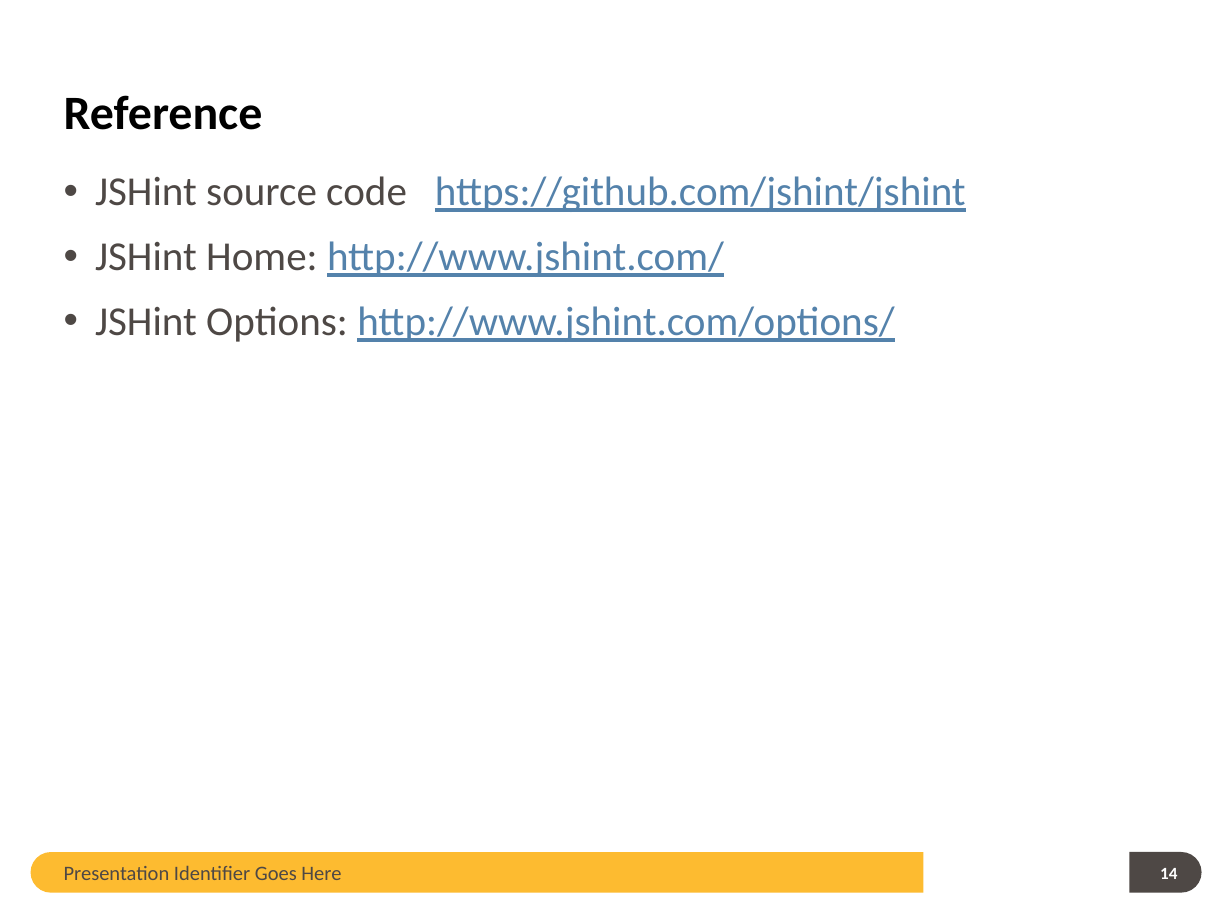
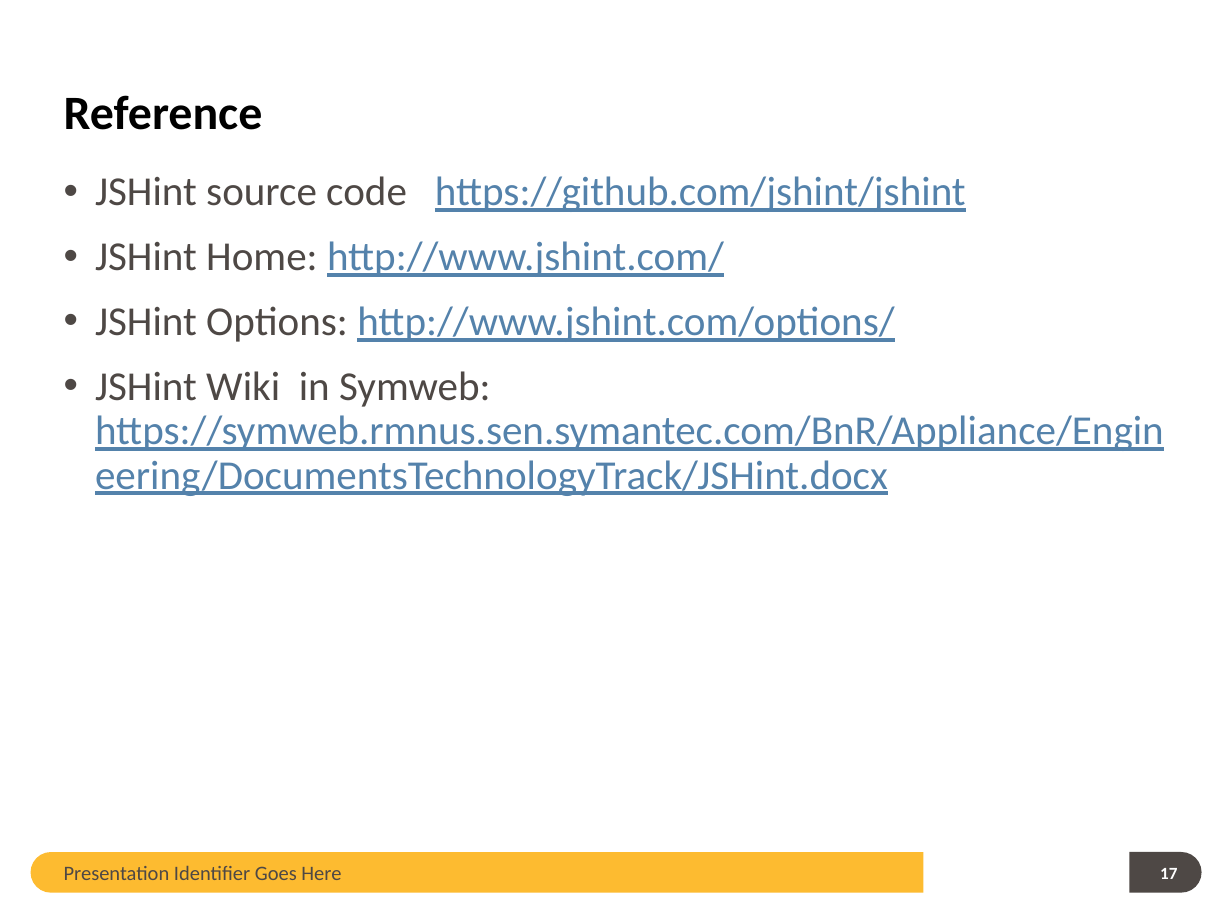
Before and after one commit to guangweiqiao/EIMS, a slide deck: slide 17 of EIMS/doc/JSHint TOI.pptx (slide 14 before the commit). Drawn at 1232x924 pixels with LibreOffice and Linux fonts; fonts in the diff are those of the drawing; background and template pictures are left out. Boxes give left, top, right and bottom in pixels: in the first picture for what was removed or moved away, otherwise in the second. Text is boxed around its words. In the diff, an @@ line names an element or a change of style, - is before the commit and + after.

```diff
--- a/EIMS/doc/JSHint TOI.pptx
+++ b/EIMS/doc/JSHint TOI.pptx
@@ text at box(95, 371, 1164, 496): paragraph added @@
+• JSHint Wiki in Symweb: https://symweb.rmnus.sen.symantec.com/BnR/Appliance/Engineering/DocumentsTechnologyTrack/JSHint.docx
@@ page number at box(1160, 868, 1177, 879): text changed @@
-14
+17
```
Also in this commit, not shown: 8 other slides changed, 4 slides added, 23 slides removed.
